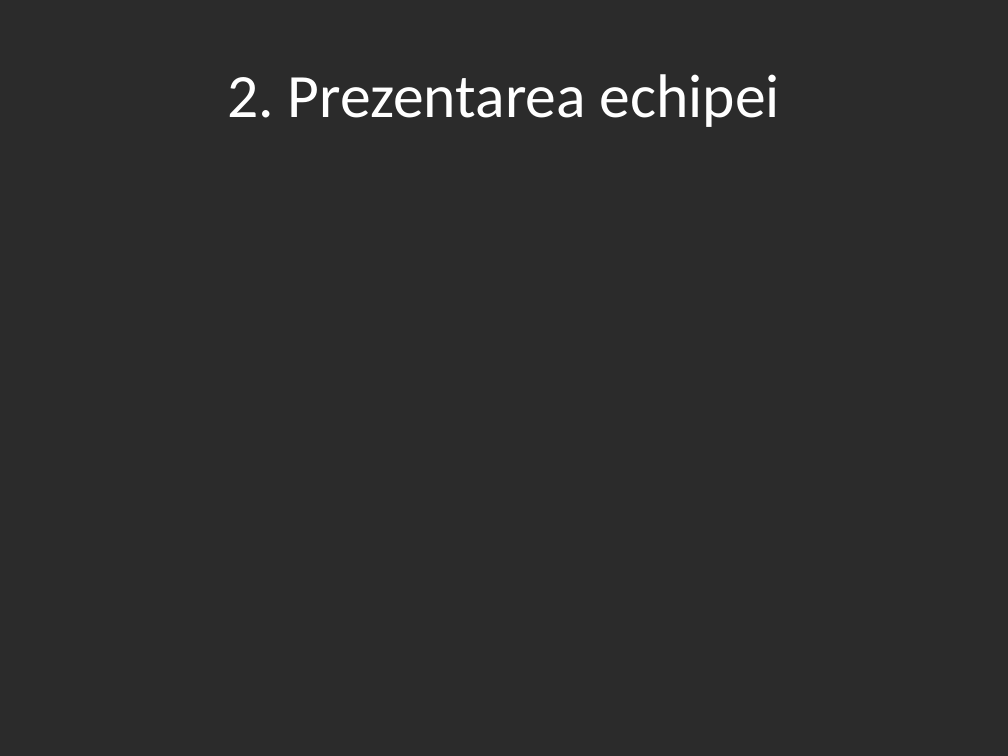
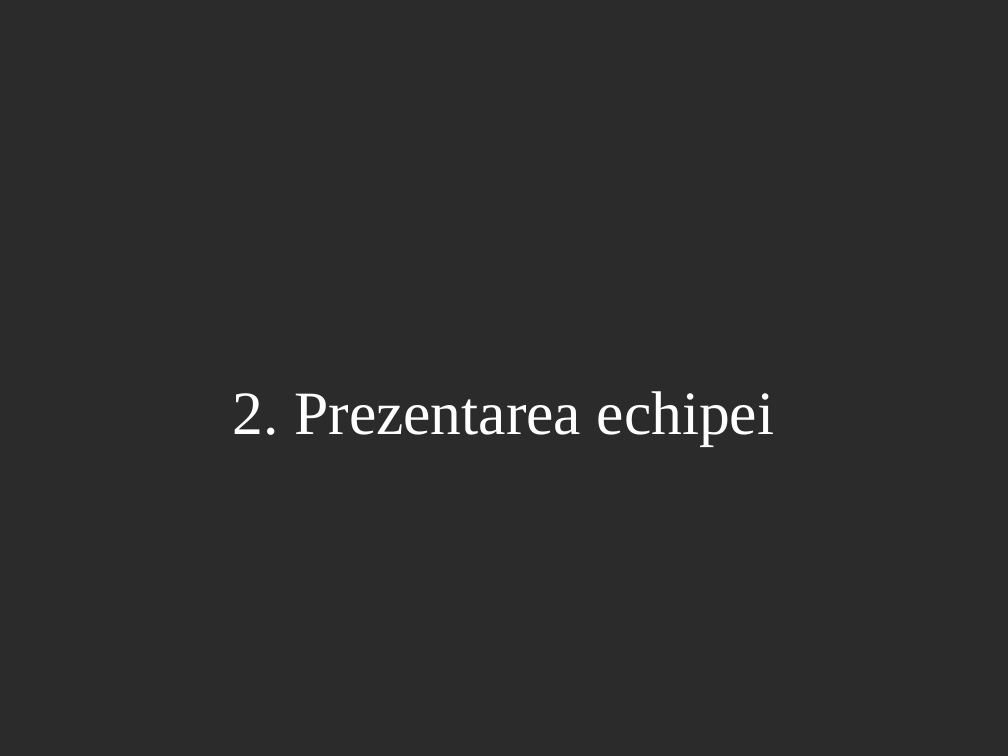
Before and after one commit to ovidiuenache/iss-project, a slide deck: slide 23 of Documentatie/Prezentare.pptx (slide 18 before the commit). Drawn at 1008x756 pixels with LibreOffice and Linux fonts; fonts in the diff are those of the drawing; background and template pictures are left out; a plain dark background stands for a picture behind light text. Boxes give left, top, right and bottom in pixels: in the first picture for what was removed or moved away, otherwise in the second. Text is boxed around its words. In the diff, an @@ line names an element or a change of style, - is before the commit and + after.

```diff
--- a/Documentatie/Prezentare.pptx
+++ b/Documentatie/Prezentare.pptx
@@ text "2. Prezentarea echipei": place and size @@
-text "2. Prezentarea echipei" at [227, 74, 780, 127]
+text "2. Prezentarea echipei" at [233, 391, 775, 446]
@@ text "2. Prezentarea echipei" at [233, 391, 775, 446]: font Calibri to Times New Roman; more space between paragraphs; vertical alignment middle to top @@
```
Also in this commit, not shown: 27 other slides changed, 8 slides added, 1 slide removed, 2 other files.
